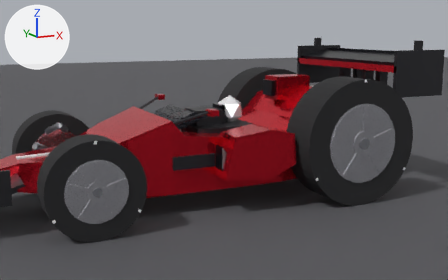
The Blender file 02-Blender建模/racecar-3d.blend as it was, and as the next commit left it.
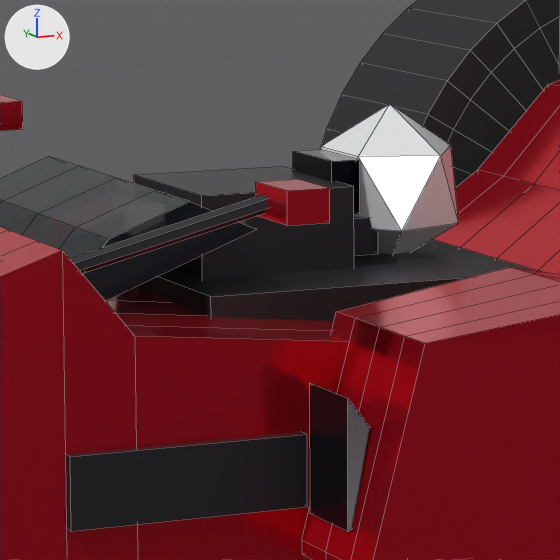
Old and new are each drawn from a 50 mm lens placed at (-1.979, -4.715, 1.4), pointed at (0.234, -0.024, 0.455) and again close up on the part from 36% to 58% of the width and 27% to 63% of the height. The axes (+X, +Y, +Z) are drawn at upper left. The lights are the same throughout. The older version's two pictures come first. The close-ups show mesh edges as thin lines.

Objects in the first close-up: 'Body', 'Cockpit_Tub', 'Driver_Helmet', 'Driver_Torso', 'Driver_Visor', 'Ground', 'Mirror_R', 'Mirror_Stalk_R', 'SidePod_Inlet_R', 'SidePod_R', 'Stripe_Black_Side_R', 'Tire_Rear_L', 'Windscreen' and 3 more.
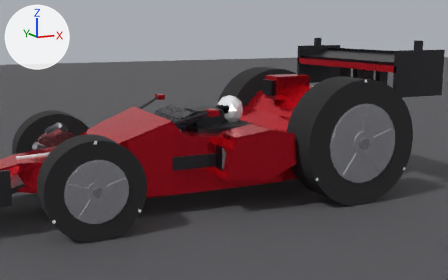
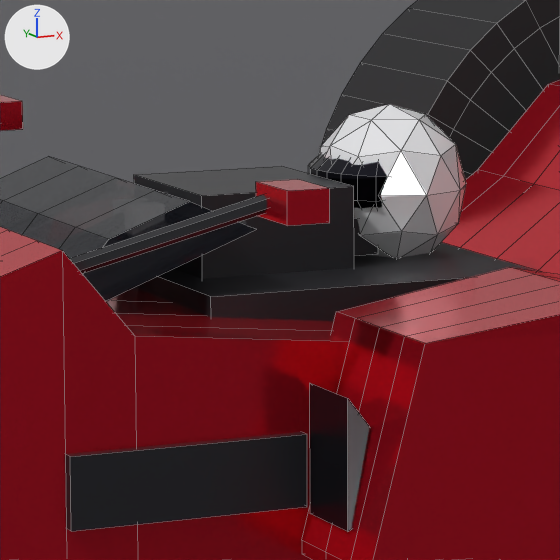
Edits to the bpy script that builds the scene:
```text
Change me_icosphere:
    used by ob_driver_helmet; location = (0.3, 0.0, 0.71)
    remove me_icosphere.from_pydata(...)  # 12 vertices, 20 faces; spans x -0.103..0.103, y -0.108..0.108, z -0.122..0.122
    add me_icosphere.from_pydata(...)  # 42 vertices, 80 faces; spans x -0.109..0.109, y -0.127..0.127, z -0.122..0.122
    me_icosphere part 1: 30 vertices added at x -0.109..0.109, y -0.127..0.127, z -0.104..0.104
Change me_cube_006:
    used by ob_driver_visor; location = (0.195, 0.0, 0.72)
    remove me_cube_006.from_pydata(...)  # 8 vertices, 6 faces; spans x -0.0225..0.0225, y -0.07..0.07, z -0.04..0.04
    add me_cube_006.from_pydata(...)  # 44 vertices, 30 faces; spans x 0.1805..0.2627, y -0.1047..0.1047, z 0.6747..0.7653
    me_cube_006 part 2: 44 vertices added at x 0.1805..0.2627, y -0.1047..0.1047, z 0.6747..0.7653
    me_cube_006 part 3: 8 vertices removed from x -0.0225..0.0225, y -0.07..0.07, z -0.04..0.04
Change ob_driver_visor:
    ob_driver_visor.location: (0.195, 0.0, 0.72) -> (0.0, 0.0, 0.0)
```

Location of each change, (x1, y1, x2, y2) in pixels of the close-ups (560 x 560 px):
'Driver_Helmet', reshaped (6% wider): before (321, 104, 459, 254); after (319, 104, 466, 258)
'Driver_Visor', reshaped, moved: before (293, 149, 360, 214); after (308, 154, 387, 209)
part 1 of me_icosphere, added: after (319, 104, 466, 258)
part 2 of me_cube_006, added: after (308, 154, 387, 209)
part 3 of me_cube_006, deleted: before (293, 149, 360, 214)
